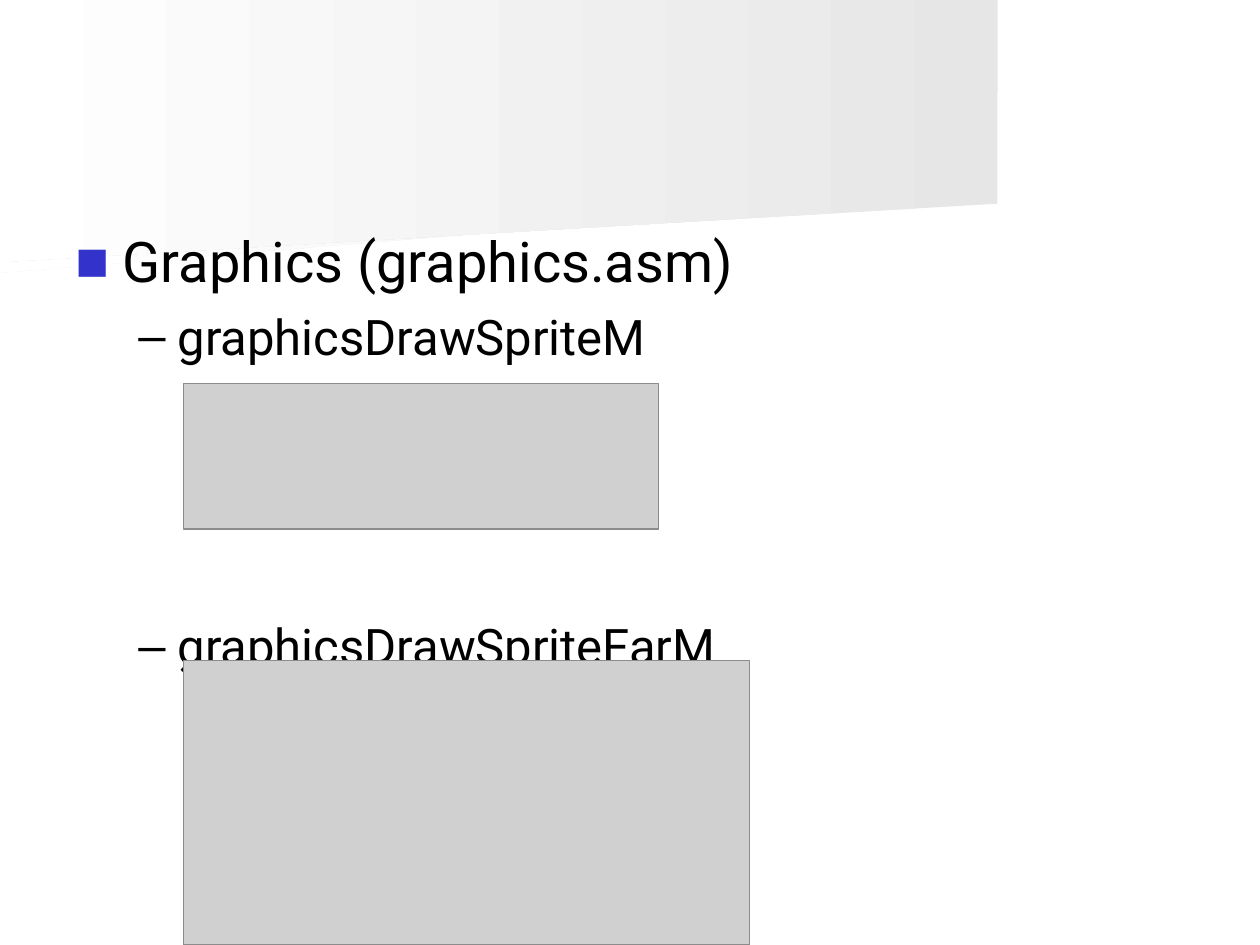
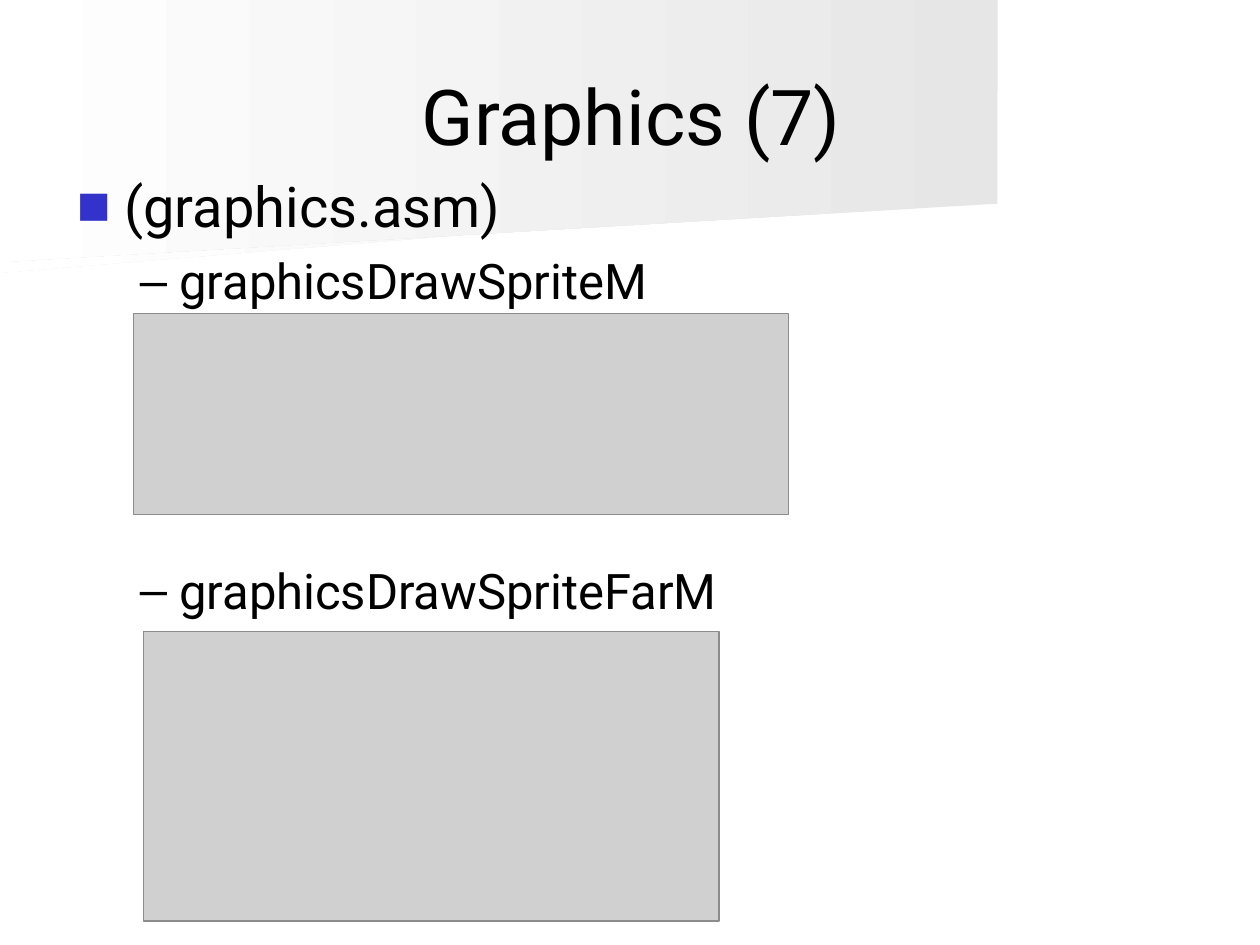
Before and after one commit to angryzor/space_invaders_8086, a slide deck: slide 21 of Presentatie.ppt (slide 19 before the commit). Drawn at 1260x945 pixels with LibreOffice and Linux fonts; fonts in the diff are those of the drawing; grey boxes stand for pictures. Boxes give left, top, right and bottom in pixels: in the first picture for what was removed or moved away, otherwise in the second. Text is boxed around its words. In the diff, an @@ line names an element or a change of style, - is before the commit and + after.

```diff
--- a/Presentatie.ppt
+++ b/Presentatie.ppt
@@ title added at box(422, 83, 840, 163), 44 pt, text #000000 @@
+Graphics (7)
@@ text "(graphics.asm)": place and size @@
-text "(graphics.asm)" at box(123, 237, 733, 677)
+text "(graphics.asm)" at box(124, 182, 716, 620)
@@ text at box(124, 182, 500, 240): text changed @@
-■ Graphics (graphics.asm)
+■ (graphics.asm)
@@ picture: place and size @@
-picture at box(184, 383, 659, 529)
+picture at box(134, 314, 789, 514)
@@ picture: place and size @@
-picture at box(184, 660, 750, 945)
+picture at box(144, 631, 719, 921)
```
Also in this commit, not shown: 27 other slides changed, 4 slides added, 2 slides removed.
